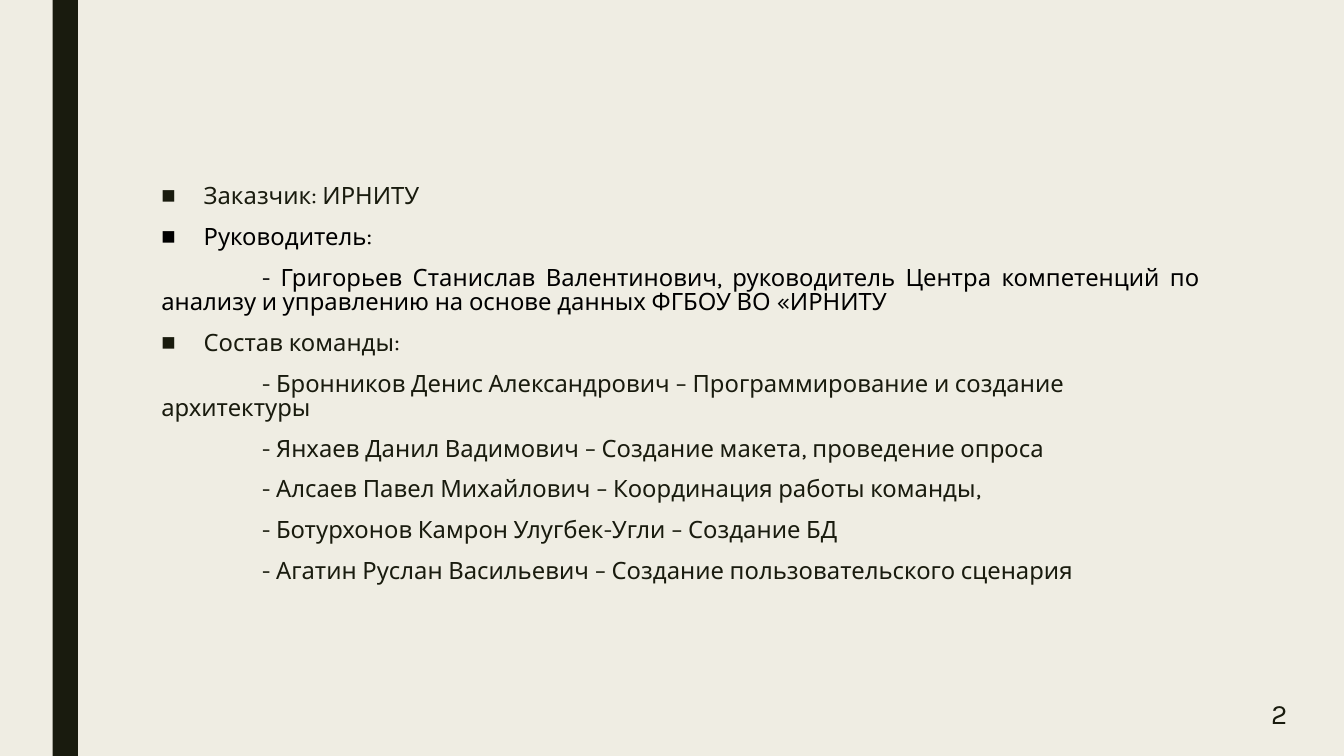
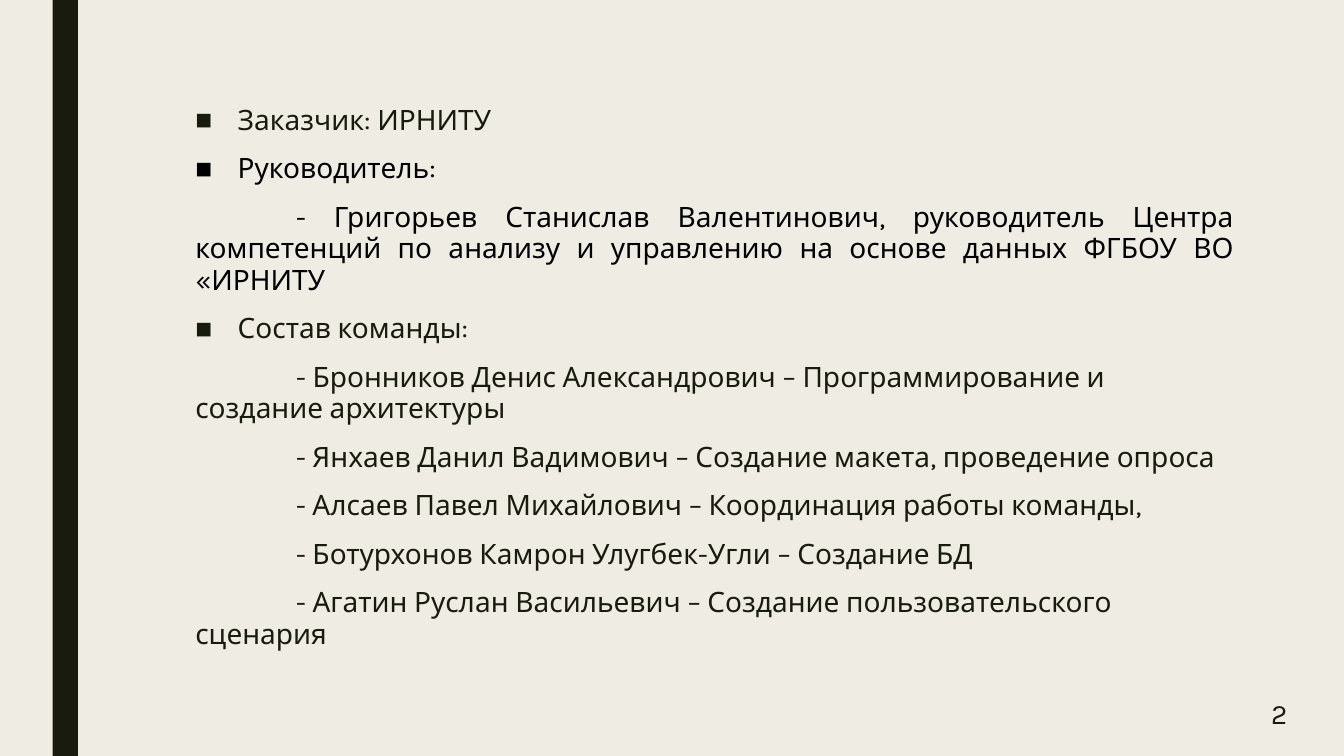
Before and after one commit to manInit/tg-info-abitur-bot, a slide deck: slide 2 of Чат-бот абитуриента.pptx. Drawn at 1344x756 pixels with LibreOffice and Linux fonts; fonts in the diff are those of the drawing. Boxes give left, top, right and bottom in pixels: in the first picture for what was removed or moved away, otherwise in the second. Text is boxed around its words. In the diff, an @@ line names an element or a change of style, - is before the commit and + after.

```diff
--- a/Чат-бот абитуриента.pptx
+++ b/Чат-бот абитуриента.pptx
@@ text "Заказчик: ИРНИТУ" moved from (x1=161, y1=186, x2=1199, y2=585) to (x1=195, y1=109, x2=1234, y2=651) @@
@@ text "Заказчик: ИРНИТУ" at (x1=195, y1=109, x2=1234, y2=651): size 17 to 20 pt; line spacing 0.84 to 0.94 @@
```
Also in this commit, not shown: 3 other slides changed, 1 slide added.
